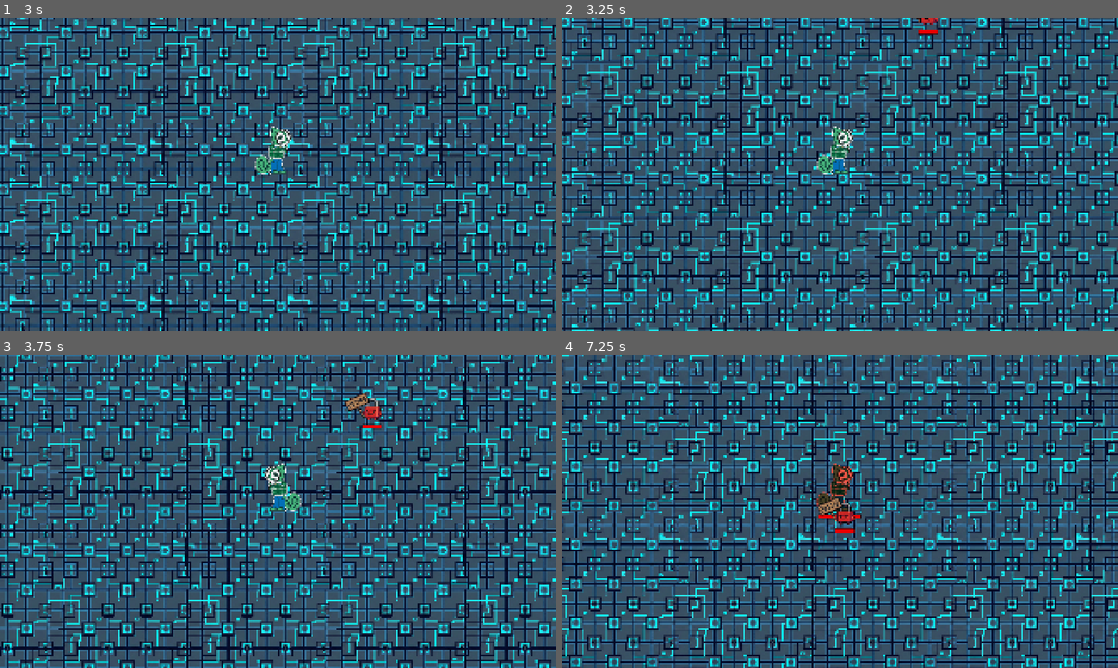
Above: before the commit, frames 1-4 (two rows, left to right).
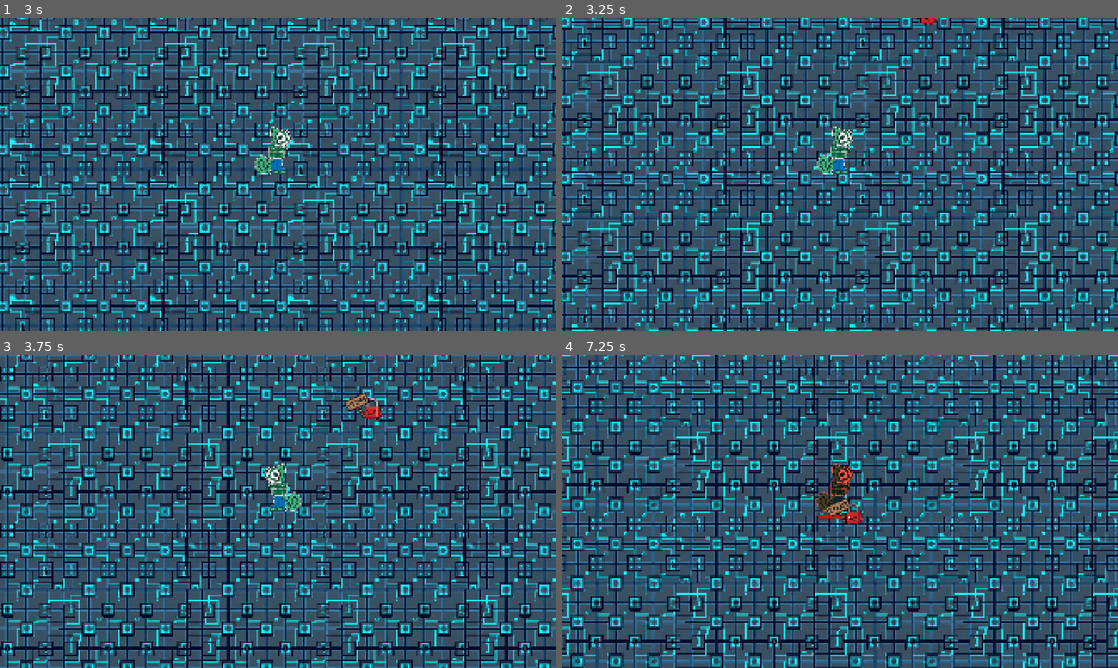
Above: after the commit, the same moments.

Repository: jcronenberg/hackweek-survivor
Game: Godot game, scene res://src/game.tscn
The game is run twice, just before and just after one commit, with the same random seed, the same clock (stepped at 60 frames per second) and the same inputs.
Inputs:
- Up to frame 1 (3 s): tap Enter at 0.5 s; hold Right (ui_right) 0.53-1.28 s; hold Down (ui_down) 1.28-2.03 s; hold Right (ui_right) 2.03-2.78 s; hold Up (ui_up) from 2.78 s (still down)
- Up to frame 2 (3.25 s): keep holding Up (ui_up)
- Up to frame 3 (3.75 s): release Up (ui_up) at 3.53 s; hold Left (ui_left) from 3.53 s (still down)
- Up to frame 4 (7.25 s): release Left (ui_left) at 5.03 s; hold Down (ui_down) 5.03-5.78 s; hold Right (ui_right) 5.78-6.53 s; hold Up (ui_up) from 6.53 s (still down)

Frame 1 is identical in both runs. In frame 2, less than 0.1% of the frame differs, in the area x 64-68%, y 3-6%; in frame 3, less than 0.1%; in frame 4, 54%, in the area x 0-100%, y 0-100%.

Commit message:
Use CharacterBody2d for player and enemies
Enables real collision and stops overlapping.

Diff:
--- a/src/enemy.gd
+++ b/src/enemy.gd
@@ -1,5 +1,5 @@
 class_name Enemy
-extends Area2D
+extends CharacterBody2D
 
 @export var speed: int = 200
 @export var damage: int = 3
@@ -9,12 +9,12 @@
 	move_to_player(delta)
 
 
-func move_to_player(delta: float) -> void:
+func move_to_player(_delta: float) -> void:
 	var player_pos: Vector2 = Global.get_player().position
 	var player_distance: float = position.distance_to(player_pos)
 	if player_distance <= 2:
 		return
-	var velocity: Vector2 = position.direction_to(player_pos).normalized() * speed * delta
+	velocity = position.direction_to(player_pos).normalized() * speed
 
 	if velocity.x > 0: # right
 		rotation_degrees = 0
@@ -23,4 +23,4 @@
 		rotation_degrees = 180
 		scale.y = -1
 
-	position += velocity
+	move_and_slide()
--- a/src/enemy_boss_segfault.tscn
+++ b/src/enemy_boss_segfault.tscn
@@ -26,7 +26,7 @@
 corner_radius_bottom_right = 2
 corner_radius_bottom_left = 2
 
-[node name="EnemyBossSegfault" type="Area2D"]
+[node name="EnemyBossSegfault" type="CharacterBody2D"]
 script = ExtResource("1_oxoje")
 speed = 150
 damage = 10
@@ -43,6 +43,7 @@
 
 [node name="HealthBar" type="ProgressBar" parent="."]
 unique_name_in_owner = true
+visible = false
 offset_left = -100.0
 offset_top = 10.0
 offset_right = 100.0
--- a/src/enemy_eacces.tscn
+++ b/src/enemy_eacces.tscn
@@ -25,7 +25,7 @@
 corner_radius_bottom_right = 2
 corner_radius_bottom_left = 2
 
-[node name="EnemyEacces" type="Area2D"]
+[node name="EnemyEacces" type="CharacterBody2D"]
 script = ExtResource("1_aafbf")
 
 [node name="Sprite2D" type="Sprite2D" parent="."]
@@ -39,6 +39,7 @@
 
 [node name="HealthBar" type="ProgressBar" parent="."]
 unique_name_in_owner = true
+visible = false
 offset_left = -32.5
 offset_top = 10.0
 offset_right = 32.5
--- a/src/player.gd
+++ b/src/player.gd
@@ -1,5 +1,5 @@
 class_name Player
-extends Area2D
+extends CharacterBody2D
 
 @export var speed: int = 400
 @export var max_health: int = 100
@@ -13,43 +13,28 @@
 @onready var player_sprite: Sprite2D = $PlayerSprite
 
 
-func _process(delta: float) -> void:
-	var velocity = Vector2.ZERO # The player's movement vector.
+func _process(_delta: float) -> void:
+	var direction = Vector2.ZERO # The player's movement vector.
 	if Input.is_action_pressed("ui_right"):
-		velocity.x += 1
+		direction.x += 1
 		rotation_degrees = 0
 		scale.y = 1
 	if Input.is_action_pressed("ui_left"):
-		velocity.x -= 1
+		direction.x -= 1
 		rotation_degrees = 180
 		scale.y = -1
 	if Input.is_action_pressed("ui_down"):
-		velocity.y += 1
+		direction.y += 1
 	if Input.is_action_pressed("ui_up"):
-		velocity.y -= 1
+		direction.y -= 1
 
-	if velocity.length() > 0:
-		velocity = velocity.normalized() * speed
-
-	position += velocity * delta
+	velocity = direction.normalized() * speed
+	move_and_slide()
 
 
 func _physics_process(delta: float) -> void:
 	_show_damage(delta)
 	_calculate_damage(delta)
-
-
-func _on_area_entered(area: Area2D) -> void:
-	if not area is Enemy:
-		return
-	if not collided_enemies.has(area):
-		collided_enemies.append(area)
-
-
-func _on_area_exited(area: Area2D) -> void:
-	if not area is Enemy:
-		return
-	collided_enemies.erase(area)
 
 
 func _calculate_damage(delta: float) -> void:
@@ -87,3 +72,16 @@
 func _update_health_bar() -> void:
 	%HealthBar.value = health
 	%HealthBar.visible = health != max_health
+
+
+func _on_damage_area_body_entered(body: Node2D) -> void:
+	if not body is Enemy:
+		return
+	if not collided_enemies.has(body):
+		collided_enemies.append(body)
+
+
+func _on_damage_area_body_exited(body: Node2D) -> void:
+	if not body is Enemy:
+		return
+	collided_enemies.erase(body)
--- a/src/player.tscn
+++ b/src/player.tscn
@@ -1,11 +1,11 @@
-[gd_scene load_steps=6 format=3 uid="uid://ctow5dh60gvg4"]
+[gd_scene load_steps=7 format=3 uid="uid://ctow5dh60gvg4"]
 
 [ext_resource type="Script" uid="uid://c3yehy4r7k132" path="res://src/player.gd" id="1_gmfve"]
 [ext_resource type="Texture2D" uid="uid://cragpynj53krg" path="res://assets/hw_geeko_pixel.png" id="2_gmfve"]
 
 [sub_resource type="CapsuleShape2D" id="CapsuleShape2D_lowyb"]
-radius = 30.0
-height = 84.0
+radius = 21.0
+height = 96.0
 
 [sub_resource type="StyleBoxFlat" id="StyleBoxFlat_gmfve"]
 bg_color = Color(0, 0, 0, 1)
@@ -26,7 +26,11 @@
 corner_radius_bottom_right = 2
 corner_radius_bottom_left = 2
 
-[node name="Player" type="Area2D"]
+[sub_resource type="CapsuleShape2D" id="CapsuleShape2D_gmfve"]
+radius = 32.0
+height = 116.0
+
+[node name="Player" type="CharacterBody2D"]
 physics_interpolation_mode = 2
 script = ExtResource("1_gmfve")
 
@@ -36,13 +40,9 @@
 texture = ExtResource("2_gmfve")
 
 [node name="PlayerCollision" type="CollisionShape2D" parent="."]
-position = Vector2(-37.48, -30.160004)
+position = Vector2(-25, -18)
 rotation = 1.5707964
 shape = SubResource("CapsuleShape2D_lowyb")
-
-[node name="PlayerCollision2" type="CollisionPolygon2D" parent="."]
-position = Vector2(-16.48, -35.160004)
-polygon = PackedVector2Array(-9, 35, 45, 35, 28, -12, -8, -25)
 
 [node name="HealthBar" type="ProgressBar" parent="."]
 unique_name_in_owner = true
@@ -56,5 +56,13 @@
 value = 100.0
 show_percentage = false
 
-[connection signal="area_entered" from="." to="." method="_on_area_entered"]
-[connection signal="area_exited" from="." to="." method="_on_area_exited"]
+[node name="DamageArea" type="Area2D" parent="."]
+
+[node name="CollisionShape2D" type="CollisionShape2D" parent="DamageArea"]
+position = Vector2(-25, -17)
+rotation = 1.5707964
+shape = SubResource("CapsuleShape2D_gmfve")
+debug_color = Color(0.83102524, 0.33544555, 0.5368337, 0.41960785)
+
+[connection signal="body_entered" from="DamageArea" to="." method="_on_damage_area_body_entered"]
+[connection signal="body_exited" from="DamageArea" to="." method="_on_damage_area_body_exited"]
